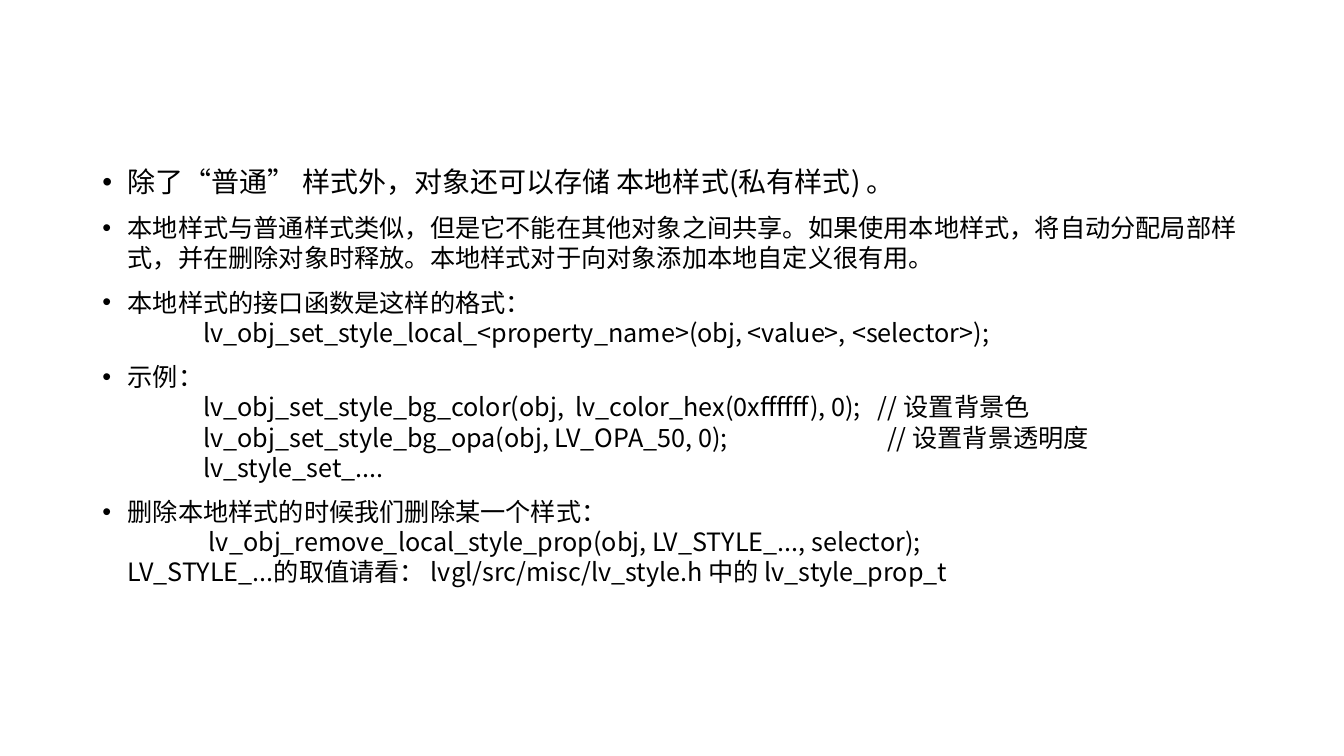
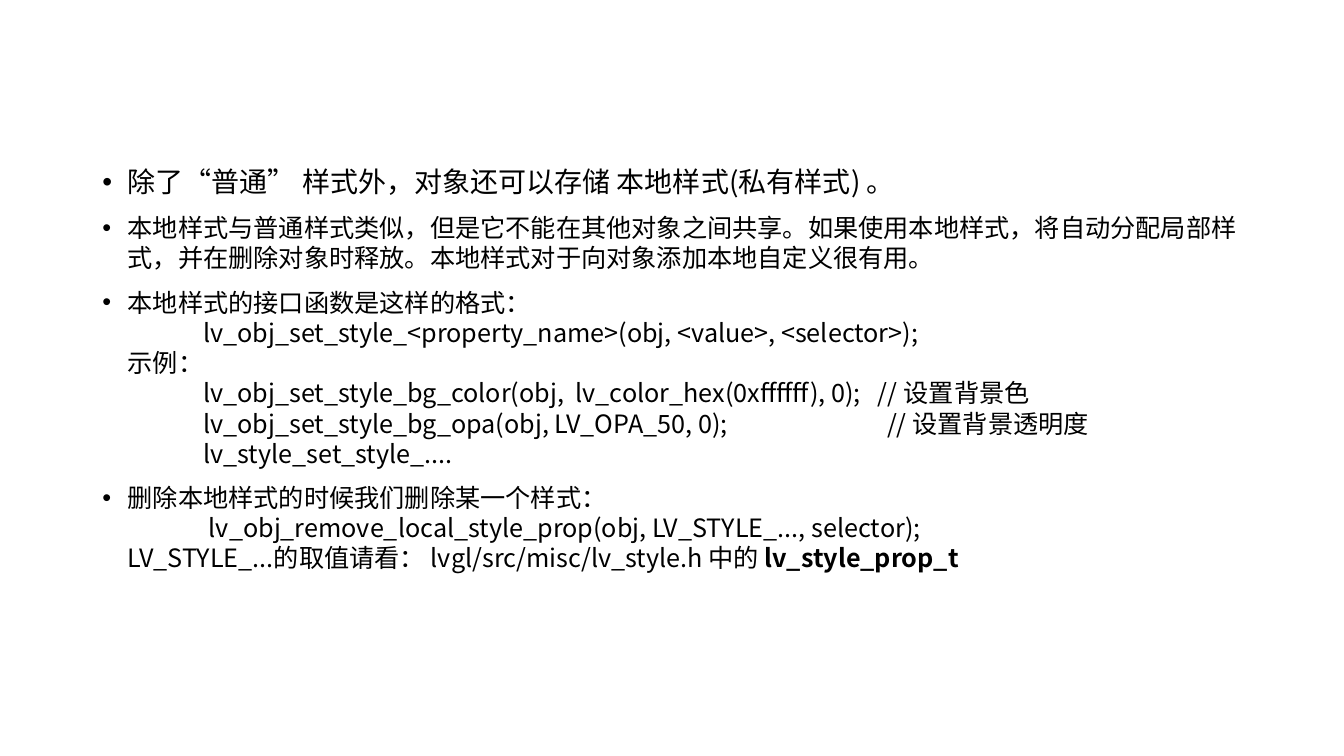
Before and after one commit to namefyw/100ask_lvgl, a slide deck: slide 15 of 01_视频教程/课堂PPT/2-2-5_基础对象的样式(styles).pptx. Drawn at 1344x756 pixels with LibreOffice and Linux fonts; fonts in the diff are those of the drawing; background and template pictures are left out. Boxes give left, top, right and bottom in pixels: in the first picture for what was removed or moved away, otherwise in the second. Text is boxed around its words. In the diff, an @@ line names an element or a change of style, - is before the commit and + after.

Commit message:
更新：2-2-5_基础对象的样式(styles).pptx

```diff
--- a/01_视频教程/课堂PPT/2-2-5_基础对象的样式(styles).pptx
+++ b/01_视频教程/课堂PPT/2-2-5_基础对象的样式(styles).pptx
@@ text at (128, 290, 1088, 469): text changed @@
-• 本地样式的接口函数是这样的格式：
-  lv_obj_set_style_local_<property_name>(obj, <value>, <selector>);
-• 示例：
-  lv_obj_set_style_bg_color(obj, lv_color_hex(0xffffff), 0); // 设置背景色
-  lv_obj_set_style_bg_opa(obj, LV_OPA_50, 0); // 设置背景透明度
-  lv_style_set_....
+• 本地样式的接口函数是这样的格式：
+  lv_obj_set_style_<property_name>(obj, <value>, <selector>);
+  示例：
+  lv_obj_set_style_bg_color(obj, lv_color_hex(0xffffff), 0); // 设置背景色
+  lv_obj_set_style_bg_opa(obj, LV_OPA_50, 0); // 设置背景透明度
+  lv_style_set_style_....
@@ text at (128, 485, 958, 574): bold on in "lv_style_prop_t" @@
```
